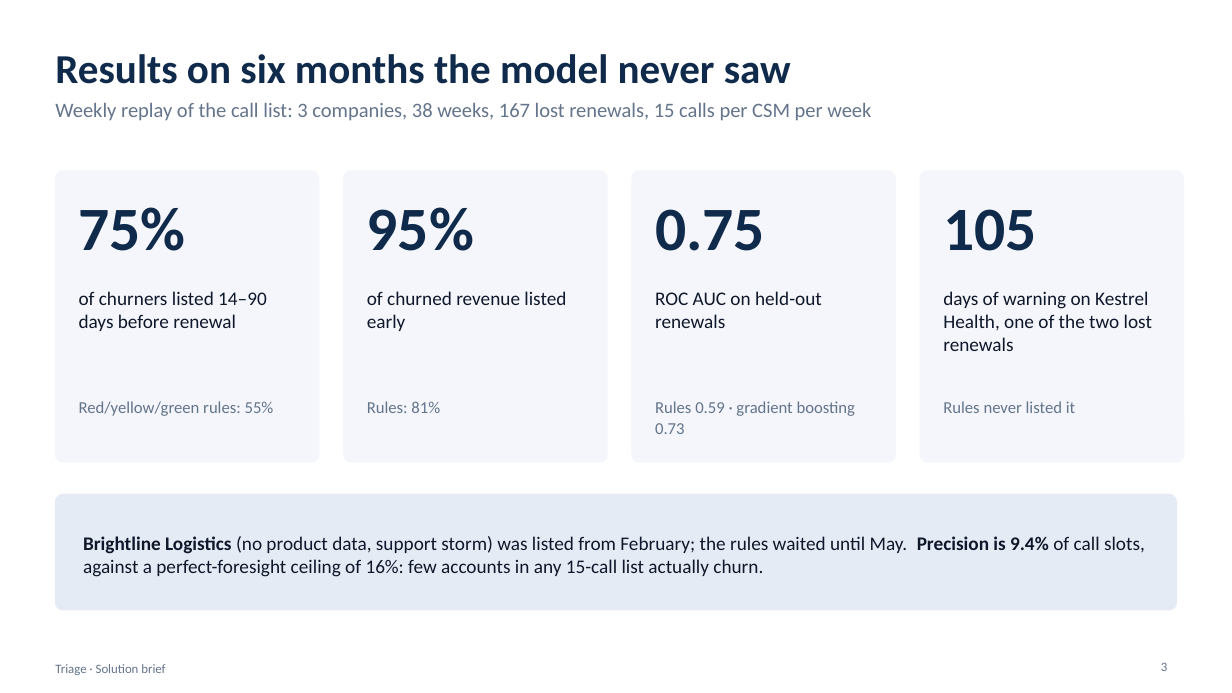
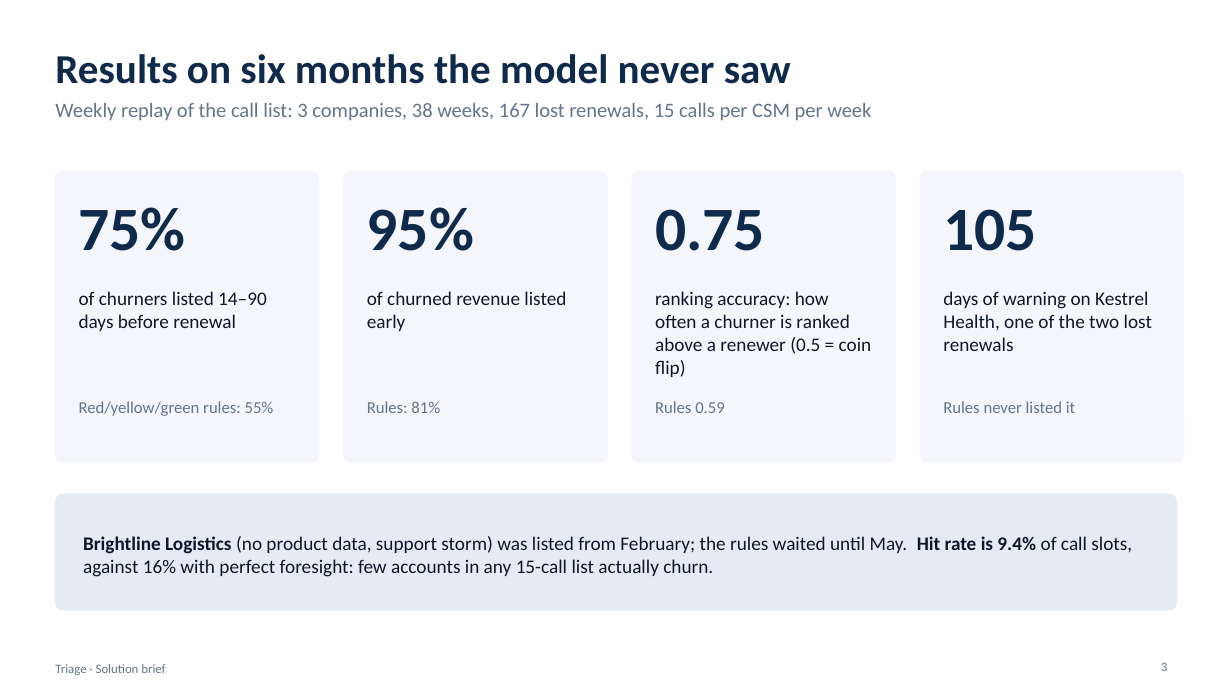
Before and after one commit to kuldeep24680/csm-triage, a slide deck: slide 3 of project_context/Triage_Solution_Brief.pptx. Drawn at 1232x693 pixels with LibreOffice and Linux fonts; fonts in the diff are those of the drawing. Boxes give left, top, right and bottom in pixels: in the first picture for what was removed or moved away, otherwise in the second. Text is boxed around its words. In the diff, an @@ line names an element or a change of style, - is before the commit and + after.

Commit message:
Solution brief: plain-language wording and a glossary slide

```diff
--- a/project_context/Triage_Solution_Brief.pptx
+++ b/project_context/Triage_Solution_Brief.pptx
@@ text at box(655, 291, 872, 377): text changed @@
-ROC AUC on held-out renewals
+ranking accuracy: how often a churner is ranked above a renewer (0.5 = coin flip)
@@ text at box(655, 401, 724, 413): text changed @@
-Rules 0.59 · gradient boosting 0.73
+Rules 0.59
@@ text at box(83, 536, 1132, 577): text changed @@
-Brightline Logistics (no product data, support storm) was listed from February; the rules waited until May. Precision is 9.4% of call slots, against a perfect-foresight ceiling of 16%: few accounts in any 15-call list actually churn.
+Brightline Logistics (no product data, support storm) was listed from February; the rules waited until May. Hit rate is 9.4% of call slots, against 16% with perfect foresight: few accounts in any 15-call list actually churn.
```
Also in this commit, not shown: 14 other slides changed, 1 slide added.
